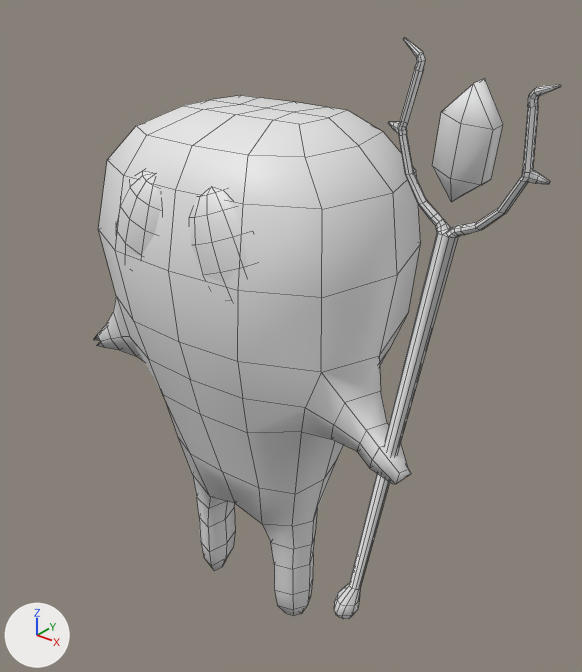
The Blender file Torch/Assets/Resources/Prefabs/Enemies/bomber/LittleMonster.blend: old version first, new version second.
Before and after are seen from a 50 mm lens placed at (1.251, -1.47, 1.749), pointed at (0.101, -0.033, 0.858). The lights are fixed; the arrows at lower left show +X, +Y and +Z. Mesh edges are drawn as thin lines. Materials are left out; every surface is plain grey.

The first picture shows 'Body'.
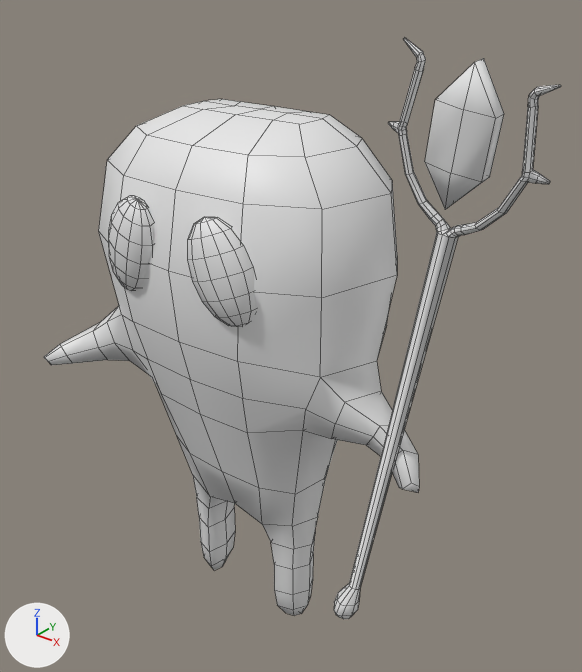
What differs and where, as boxes [x1, y1, x2, y2] in the pictures (582 x 672 px; the box of a moved part takes in the faces that stretch with it):
'Body', reshaped (11% wider)
    before: [94, 38, 561, 619]
    after: [44, 38, 561, 619]
part 1 of me_cube_002, moved or reshaped
    before: [116, 171, 160, 256]
    after: [108, 196, 154, 291]
part 2 of me_cube_002, moved or reshaped
    before: [190, 189, 248, 283]
    after: [187, 217, 256, 327]
part 3 of me_cube_002, rebuilt (11% wider, 22% taller)
    before: [432, 78, 503, 202]
    after: [425, 58, 504, 209]
part 4 of me_cube_002, moved or reshaped
    before: [94, 95, 421, 549]
    after: [44, 99, 419, 549]

Diff of the bpy script that builds the scene:
```diff
--- a/Torch/Assets/Resources/Prefabs/Enemies/bomber/LittleMonster.blend.py
+++ b/Torch/Assets/Resources/Prefabs/Enemies/bomber/LittleMonster.blend.py
@@ me_cube_002 @@
 # used by ob_body; location = (0.0, 0.0, 0.0); scale = (0.164, 0.164, 0.164)
-me_cube_002.from_pydata(...)  # 675 vertices, 686 faces; spans x -3.18..4.75, y -2.06..1.57, z 0.04..9.81
+me_cube_002.from_pydata(...)  # 675 vertices, 686 faces; spans x -3.32..4.75, y -2.2..0.65, z 0.04..9.81
+# me_cube_002 part 1: the loose piece of 86 vertices spanning x -1.55..-0.14, y -2.01..-1.23, z 5.92..7.91 is scaled about its middle by 0.73, then moved by (-0.02, -0.3, -0.05)
+# me_cube_002 part 2: the loose piece of 86 vertices spanning x 0.14..1.55, y -2.01..-1.23, z 5.92..7.91 is scaled about its middle by 0.729, then moved by (0.03, -0.3, -0.05)
+# me_cube_002 part 3: the loose piece of 16 vertices spanning x 3.42..4.13, y -1.46..-0.94, z 8.16..9.47 is rebuilt with 16 vertices and now spans x 3.34..4.13, y -1.4..-1.05, z 8.07..9.66
+# me_cube_002 part 4
+# 5 vertices in x -1.11..1.11, y 0.0, z 8.58 move by (0.0, -0.13, 0.0)
+# 4 vertices in x -2.28..2.28, y -0.17..-0.16, z 2.2..7.78 move by (0.0, -0.04, 0.0)
+# 4 vertices in x -2.08..2.08, y 1.01, z 6.72..7.78 move by (0.0, -0.64, 0.0)
+# 3 vertices in x -1.49..1.49, y 0.78..0.79, z 4.26..8.31 move by (0.0, -0.53, 0.0)
+# 103 vertices move from x -3.18..3.28, y -1.88..1.57, z 2.04..8.58 to x -3.32..3.45, y -2.06..0.65, z 2.04..8.58
```
